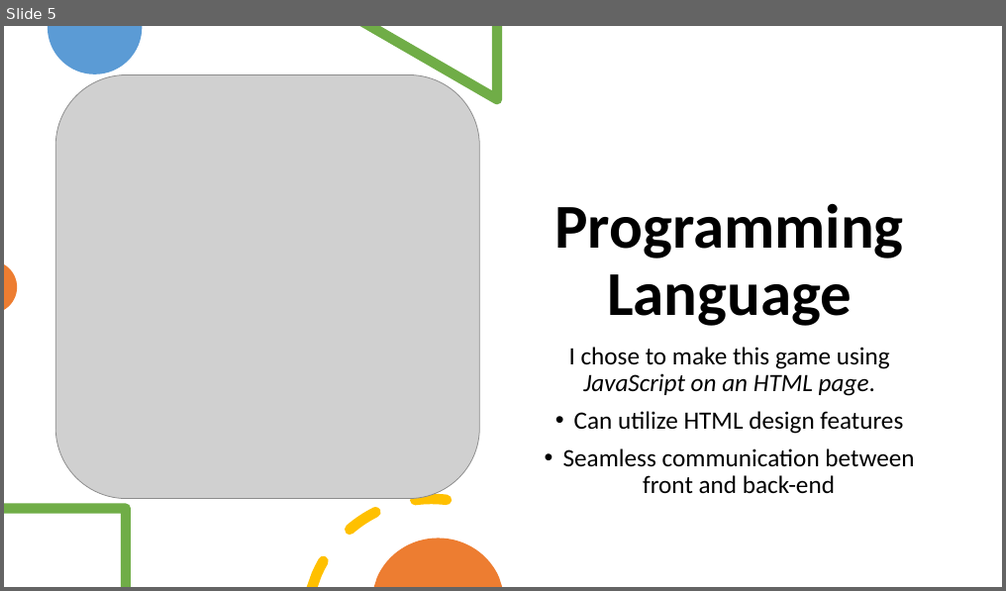
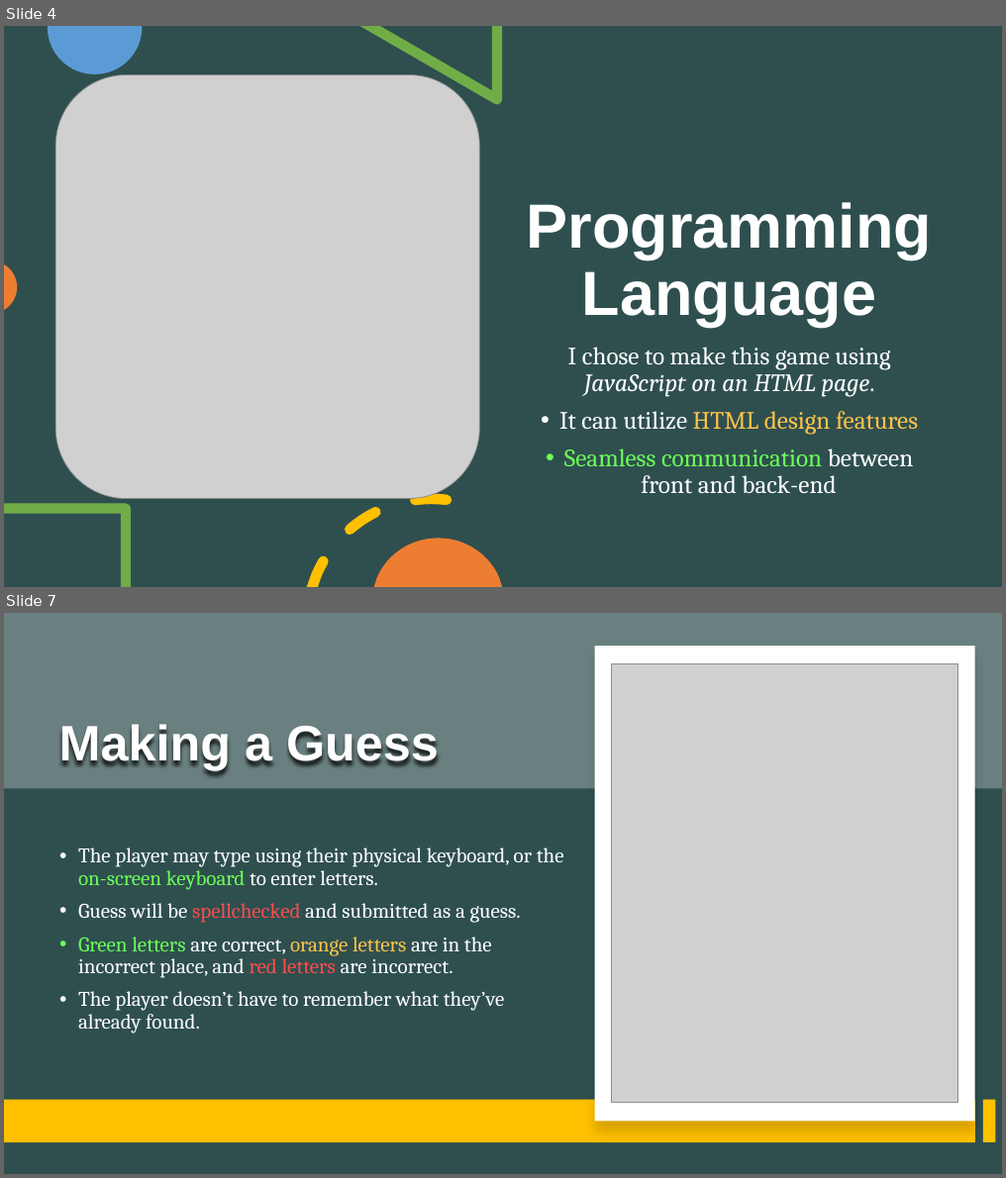
Before and after one commit to MatteoSalverio/ratlab, a slide deck: projects/crosswordle2/CrossWordle Presentation.pptx. Shown one above the other, each under a label of ours: slide 5 before the commit, slides 4 and 7 after it; the slides between them are not shown. The pictures are 1006x591 and 1006x1178 pixels, drawn with LibreOffice and Linux fonts; fonts in the diff are those of the drawing; grey boxes stand for pictures. Boxes give left, top, right and bottom in pixels: in the first picture for what was removed or moved away, otherwise in the second. Text is boxed around its words. In the diff, an @@ line names an element or a change of style, - is before the commit and + after.

```diff
--- a/projects/crosswordle2/CrossWordle Presentation.pptx
+++ b/projects/crosswordle2/CrossWordle Presentation.pptx
@@ slide 7 added at box(4, 613, 1002, 1174), background #2F4F4F @@
@@ rectangle added at box(4, 613, 1002, 789), fill #D9D9D9 at 35% opacity @@
@@ rectangle added at box(595, 646, 975, 1121), fill #FFFFFF @@
@@ picture added at box(612, 664, 958, 1103) @@
@@ title added at box(59, 724, 439, 770), 48 pt, text #FFFFFF, bold @@
+Making a Guess
@@ text added at box(78, 848, 564, 1034), 20 pt, text #FFFFFF @@
+• The player may type using their physical keyboard, or the on-screen keyboard to enter letters.
+• Guess will be spellchecked and submitted as a guess.
+• Green letters are correct, orange letters are in the incorrect place, and red letters are incorrect.
+• The player doesn’t have to remember what they’ve already found.
@@ rectangle added at box(4, 1100, 975, 1143), fill #FFC000 @@
@@ rectangle added at box(983, 1100, 996, 1143), fill #FFC000 @@
@@ what was slide 5 is now slide 4 @@
@@ slide 4 changed as well @@
@@ background #FFFFFF to #2F4F4F @@
@@ title "Programming Language" at box(527, 202, 932, 326): font Calibri to Arial, text colour #000000 to #FFFFFF @@
@@ text at box(564, 347, 914, 494): font Calibri to Cambria in "I chose to make this game using ...", "Seamless communication between front and back-end"; text colour #000000 to #FFFFFF in "I chose to make this game using ...", "between front and back-end"; text colour #000000 to #6CFF59 in "Seamless communication" @@
@@ text at box(559, 411, 918, 435): text changed; font Calibri to Cambria; text colour #000000 to #FFC34A @@
-• Can utilize HTML design features
+• It can utilize HTML design features
```
Also in this commit, not shown: 4 other slides changed, 10 other slides added, 1 slide removed, 3 other files.
